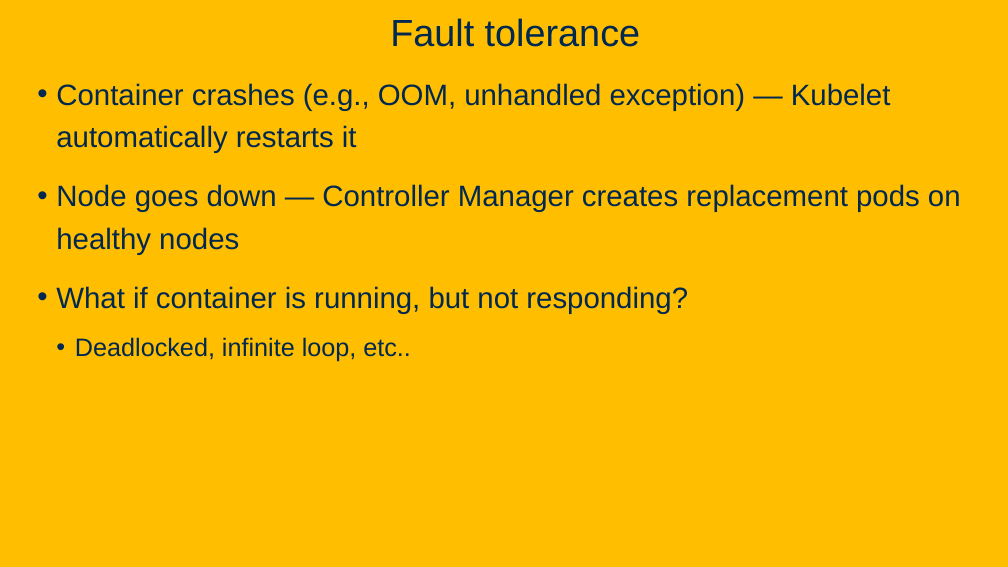
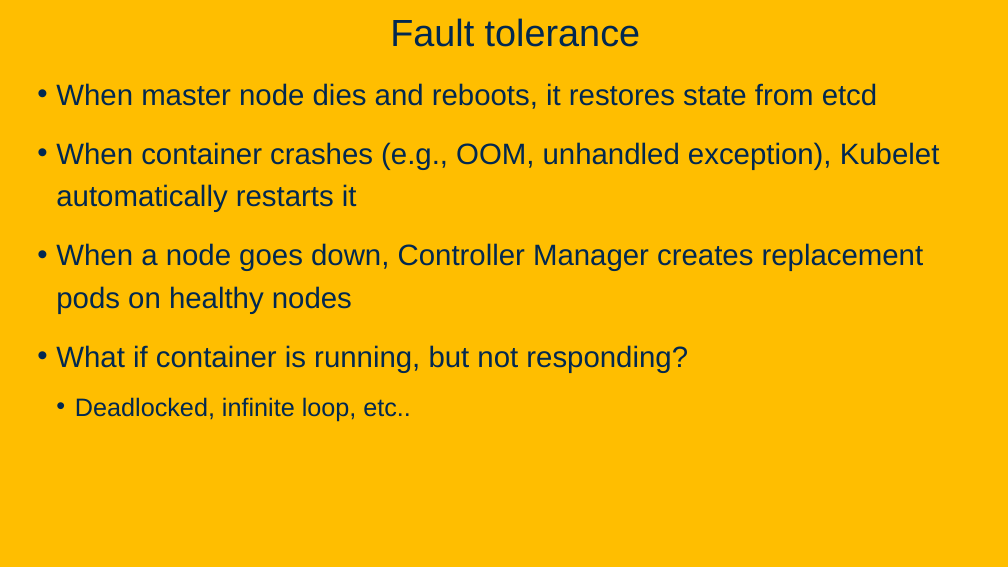
Before and after one commit to davsec-teaching/W26_ECS_160, a slide deck: slide 33 of slides/Kubernetes.pptx. Drawn at 1008x567 pixels with LibreOffice and Linux fonts; fonts in the diff are those of the drawing; background and template pictures are left out. Boxes give left, top, right and bottom in pixels: in the first picture for what was removed or moved away, otherwise in the second. Text is boxed around its words. In the diff, an @@ line names an element or a change of style, - is before the commit and + after.

```diff
--- a/slides/Kubernetes.pptx
+++ b/slides/Kubernetes.pptx
@@ text at (56,83,940,314): text changed @@
-• Container crashes (e.g., OOM, unhandled exception) — Kubelet automatically restarts it
-• Node goes down — Controller Manager creates replacement pods on healthy nodes
+• When master node dies and reboots, it restores state from etcd
+• When container crashes (e.g., OOM, unhandled exception), Kubelet automatically restarts it
+• When a node goes down, Controller Manager creates replacement pods on healthy nodes
```
Also in this commit, not shown: 1 other slide changed, 1 other file.
